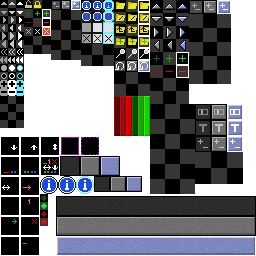
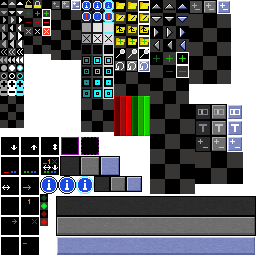
Before/after of a 256px x 256px layered artwork. What changed in the layer stack:
painted on "Icons" over [81, 44, 114, 99]
painted on "Mockup" over [81, 66, 114, 132]
